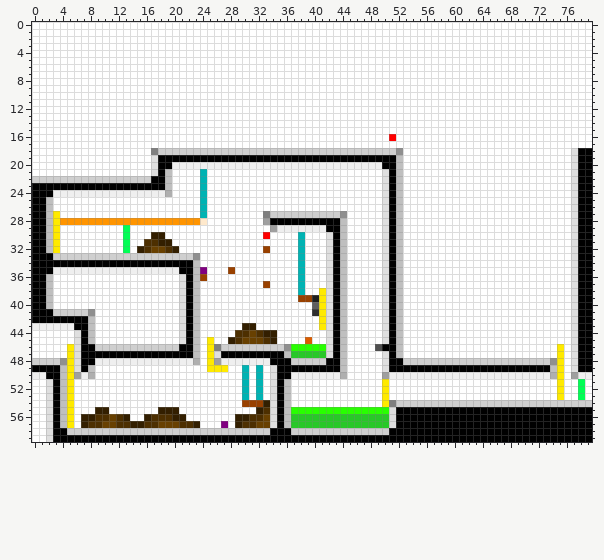
Sprite sheet, stored at source/level_data/layouts/level8/layer2.png. Above, as it was before the edit.
The file is 80x60 pixels.
The same view after the edit:
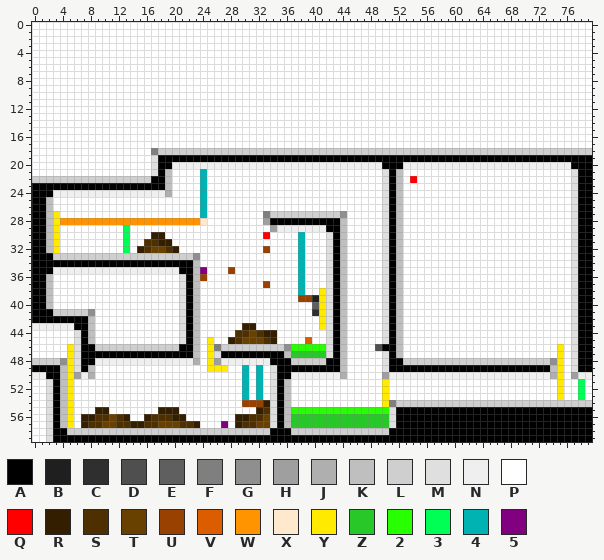
Palette (. is transparent): A #000000  B #1f1f1f  C #2f2f2f  D #4f4f4f  E #5f5f5f  F #7f7f7f  G #8f8f8f  H #9f9f9f  J #afafaf  K #bfbfbf  L #cfcfcf  M #dfdfdf  N #efefef  P #ffffff  Q #ff0000  R #331f00  S #4d2f00  T #684000  U #994100  V #db5d00  W #ff9400  X #ffe9cc  Y #ffea00  Z #28c828  2 #28ff00  3 #00ff55  4 #00b3b3  5 #800080
Diff:
y 16: x 51 Q -> P
y 18: x 52..79 GPPPPPPPPPPPPPPPPPPPPPPPPMAA -> LLLLLLLLLLLLLLLLLLLLLLLLLLLL
y 19: x 52..77 KPPPPPPPPPPPPPPPPPPPPPPPPM -> AAAAAAAAAAAAAAAAAAAAAAAAAA
y 20: x 52..77 KPPPPPPPPPPPPPPPPPPPPPPPPM -> ANNNNNNNNNNNNNNNNNNNNNNNNA
y 22: x 54 P -> Q
